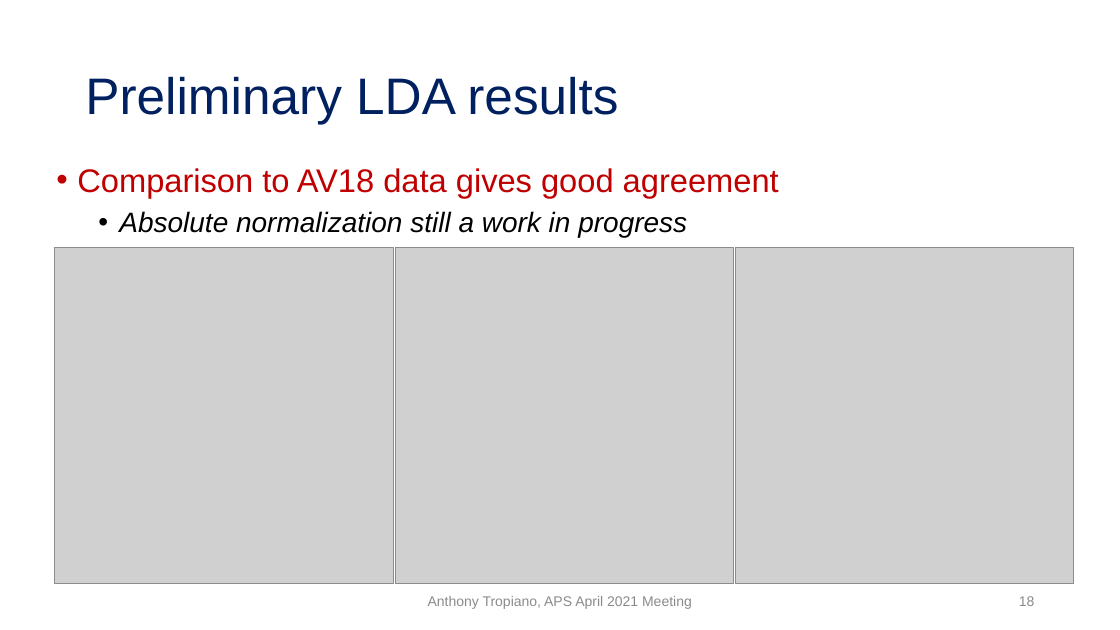
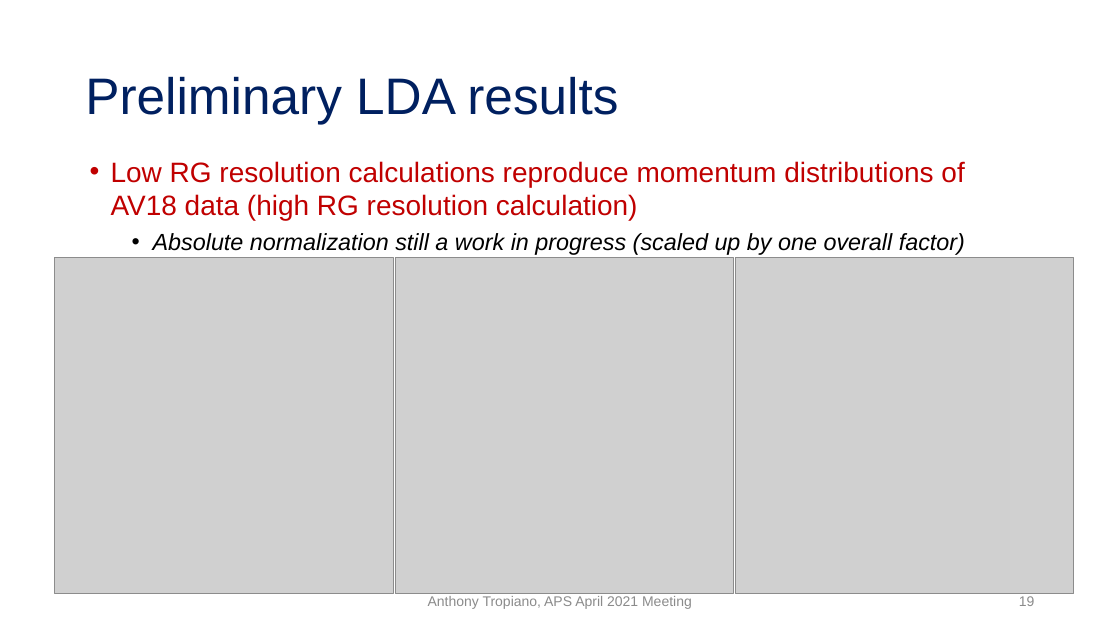
Before and after one commit to tropiano4/tropiano-srg, a slide deck: slide 19 of Presentations/APS_April2021/tropiano_aps_april2021.pptx (slide 18 before the commit). Drawn at 1120x630 pixels with LibreOffice and Linux fonts; fonts in the diff are those of the drawing; grey boxes stand for pictures. Boxes give left, top, right and bottom in pixels: in the first picture for what was removed or moved away, otherwise in the second. Text is boxed around its words. In the diff, an @@ line names an element or a change of style, - is before the commit and + after.

```diff
--- a/Presentations/APS_April2021/tropiano_aps_april2021.pptx
+++ b/Presentations/APS_April2021/tropiano_aps_april2021.pptx
@@ text at <box>111,161,965,255</box>: text changed; text colour #000000 to #C00000; italic off @@
-• Comparison to AV18 data gives good agreement
-  • Absolute normalization still a work in progress
+• Low RG resolution calculations reproduce momentum distributions of AV18 data (high RG resolution calculation)
+  • Absolute normalization still a work in progress (scaled up by one overall factor)
@@ 3 pictures: place and size @@
-3 pictures at <box>55,248,1074,584</box>
+3 pictures at <box>55,258,1074,594</box>
@@ page number at <box>1019,596,1035,606</box>: text changed @@
-18
+19
```
Also in this commit, not shown: 7 other slides changed, 4 slides added, 1 slide removed, 5 other files.
